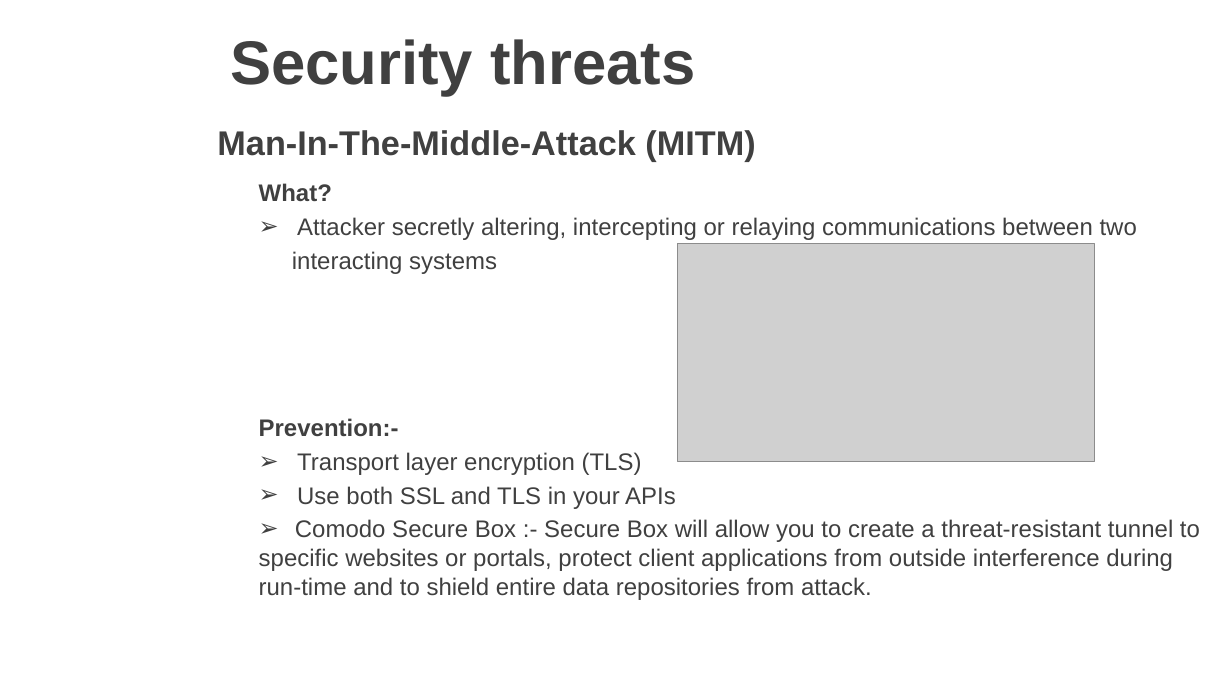
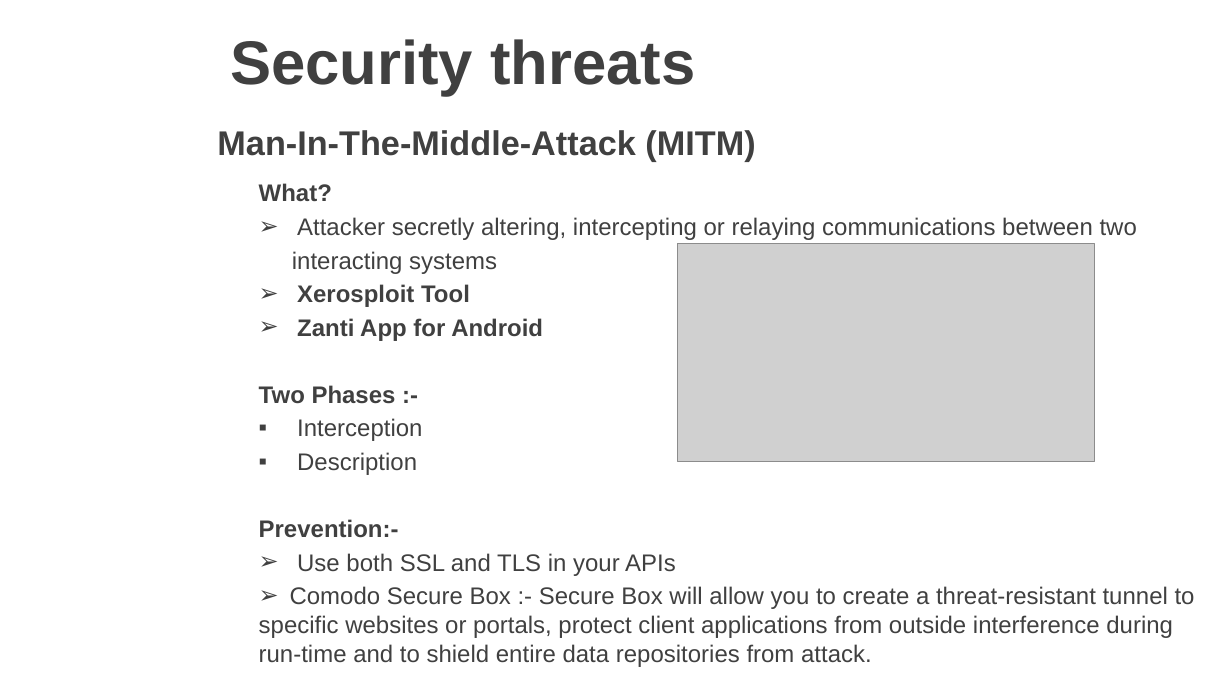
Before and after one commit to vgyureka/DotNetBig, a slide deck: slide 17 of webapiSecurity.pptx (slide 15 before the commit). Drawn at 1232x693 pixels with LibreOffice and Linux fonts; fonts in the diff are those of the drawing; grey boxes stand for pictures; background and template pictures are left out. Boxes give left, top, right and bottom in pixels: in the first picture for what was removed or moved away, otherwise in the second. Text is boxed around its words. In the diff, an @@ line names an element or a change of style, - is before the commit and + after.

Commit message:
Add files via upload
web api security - 11 MARCH 2019

```diff
--- a/webapiSecurity.pptx
+++ b/webapiSecurity.pptx
@@ text at <box>259,284,543,475</box>: paragraphs added @@
+➢ Xerosploit Tool
+➢ Zanti App for Android
+Two Phases :-
+▪ Interception
+▪ Description
@@ text at <box>297,452,642,475</box>: paragraph removed @@
-➢ Transport layer encryption (TLS)
```
Also in this commit, not shown: 7 other slides changed, 4 slides added.
